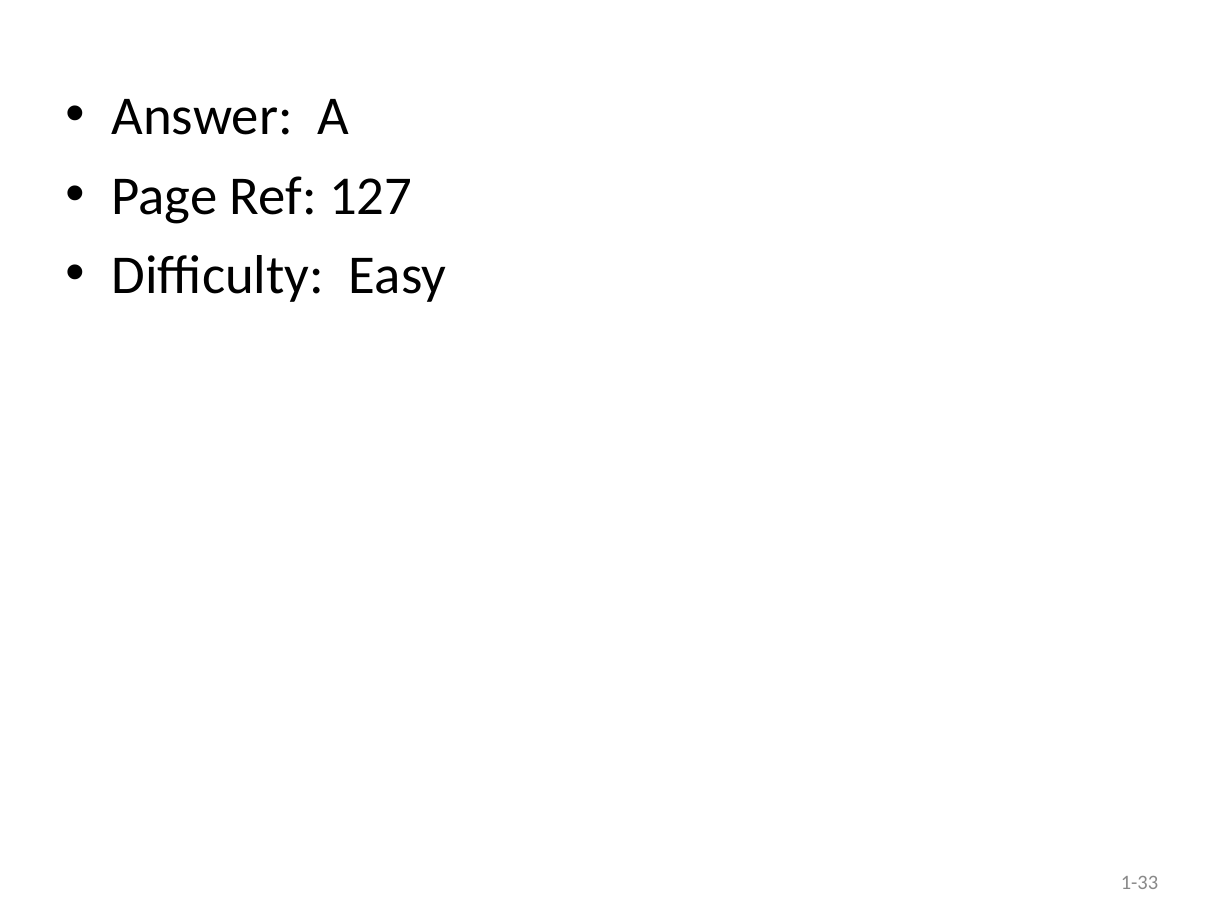
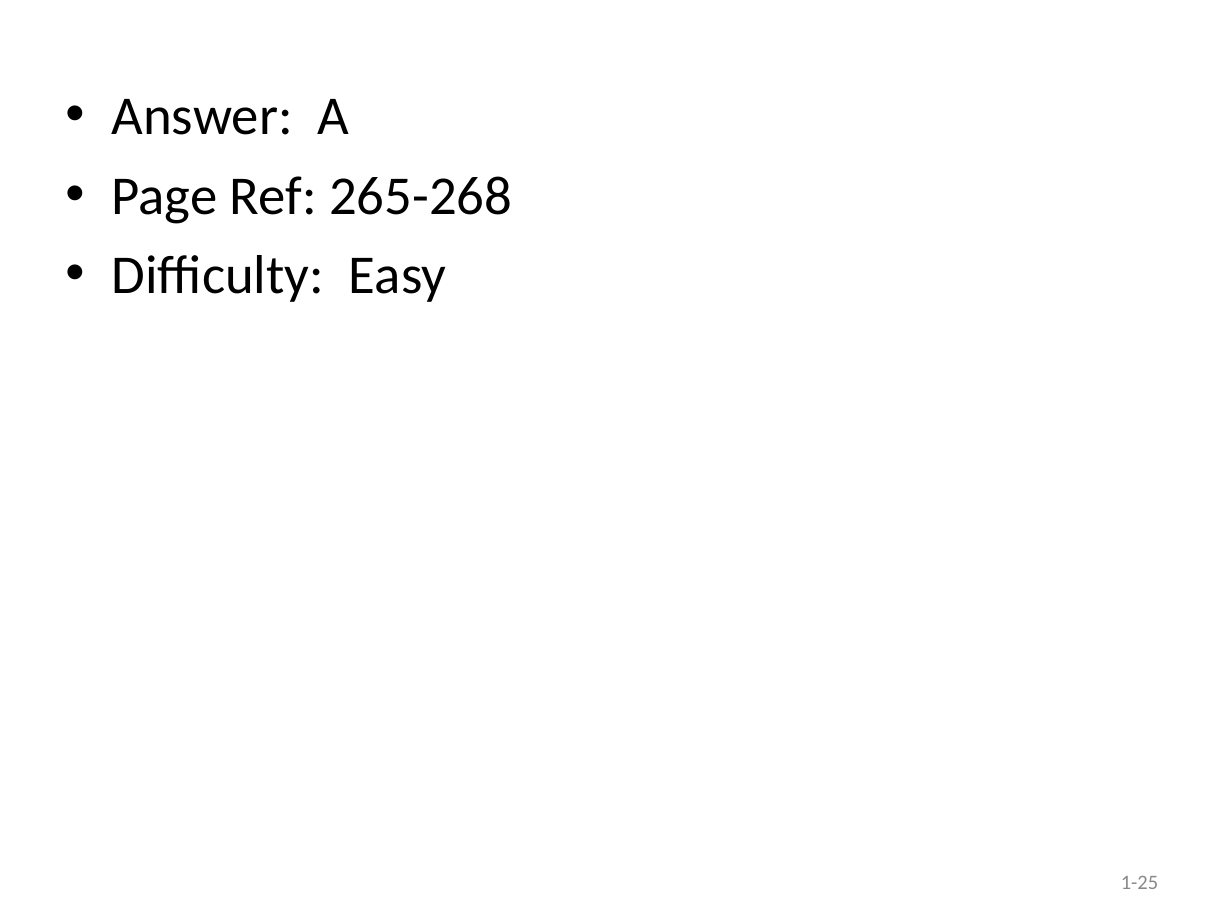
Before and after one commit to hehemin/bayeswhu.github.io, a slide deck: slide 25 of teaching/trade/Quiz1.ppt (slide 33 before the commit). Drawn at 1232x924 pixels with LibreOffice and Linux fonts; fonts in the diff are those of the drawing. Boxes give left, top, right and bottom in pixels: in the first picture for what was removed or moved away, otherwise in the second. Text is boxed around its words. In the diff, an @@ line names an element or a change of style, - is before the commit and + after.

```diff
--- a/teaching/trade/Quiz1.ppt
+++ b/teaching/trade/Quiz1.ppt
@@ text at bbox=[112, 176, 512, 224]: text changed @@
-• Page Ref: 127
+• Page Ref: 265-268
@@ page number at bbox=[1121, 876, 1158, 889]: text changed @@
-1-33
+1-25
```
Also in this commit, not shown: 28 other slides changed, 30 slides added, 2 slides removed, 2 other files.
